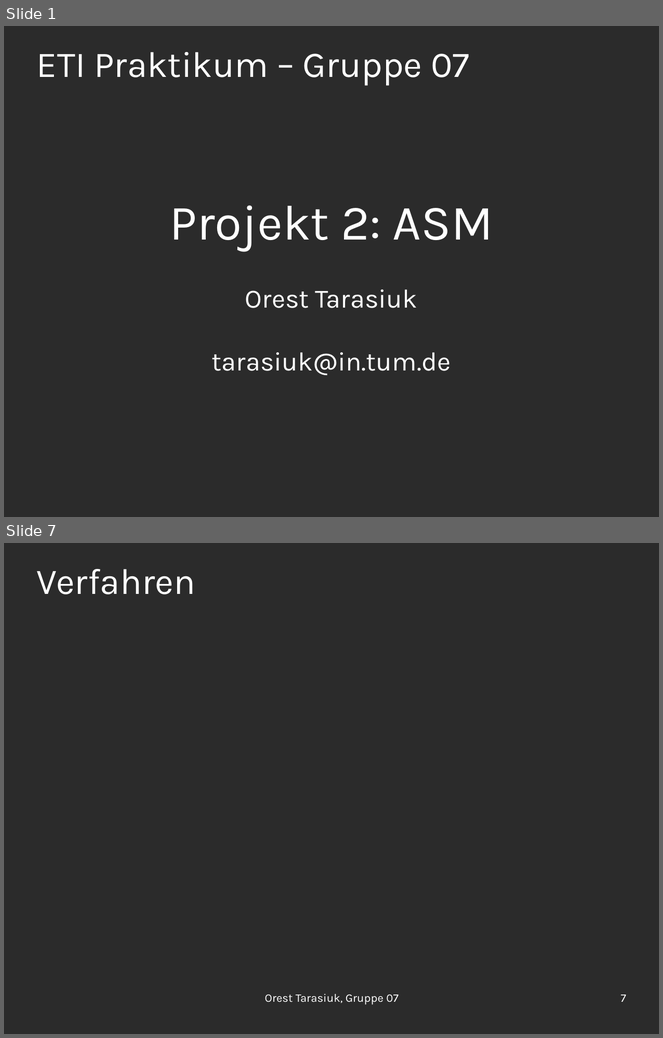
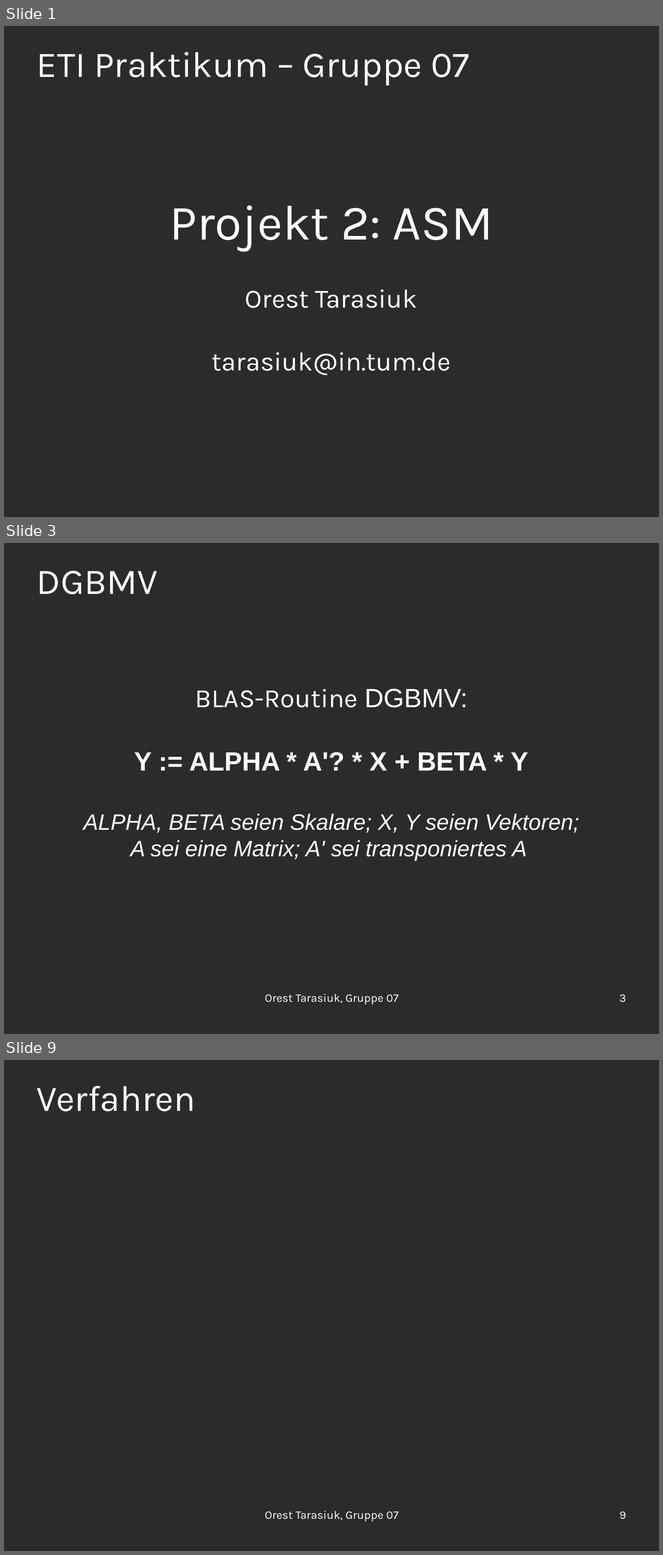
Before and after one commit to OrestTa/etip, a slide deck: Projekt2/Vortrag/vortrag2.odp. Shown one above the other, each under a label of ours: slides 1 and 7 before the commit, slides 1, 3 and 9 after it; the slides between them are not shown. The pictures are 663x1038 and 663x1555 pixels, drawn with LibreOffice and Linux fonts; fonts in the diff are those of the drawing; background and template pictures are left out; a plain dark background stands for a picture behind light text. Boxes give left, top, right and bottom in pixels: in the first picture for what was removed or moved away, otherwise in the second. Text is boxed around its words. In the diff, an @@ line names an element or a change of style, - is before the commit and + after.

```diff
--- a/Projekt2/Vortrag/vortrag2.odp
+++ b/Projekt2/Vortrag/vortrag2.odp
@@ slide 3 added at (4, 543, 659, 1034), background picture (left out) @@
@@ title added at (37, 571, 158, 594), 44 pt, text #FFFFFF @@
+DGBMV
@@ subtitle added at (84, 689, 580, 861), 27 pt, text #FFFFFF, italic @@
+BLAS-Routine DGBMV:
+Y := ALPHA * A'? * X + BETA * Y
+ALPHA, BETA seien Skalare; X, Y seien Vektoren;
+A sei eine Matrix; A' sei transponiertes A
@@ text added at (265, 994, 399, 1005), 14 pt, text #FFFFFF @@
+Orest Tarasiuk, Gruppe 07
@@ page number added at (620, 995, 626, 1003), 14 pt, text #FFFFFF @@
+3
@@ what was slide 7 is now slide 9 @@
@@ page number at (620, 1512, 626, 1520): text changed @@
-7
+9
```
Also in this commit, not shown: 8 slides changed, 2 other slides added.
